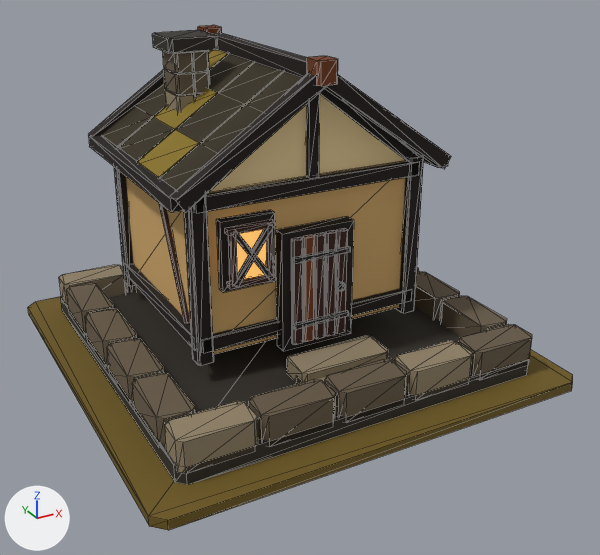
One commit to the glTF model art/cottage_t1/cottage_t1.glb: the scene before it, then after it.
Rendered twice from a 50 mm camera at (-1.94, -3.78, 2.29) aimed at (0.03, -0.2, 0.5). The lights are fixed; the arrows at lower left show +X, +Y and +Z. The older version comes first. Mesh edges are drawn as thin lines.

Objects in the first picture: 'MMR | cottage | T01 Architecture.001', 'MMR | cottage | Tier 01 Ground.001'.
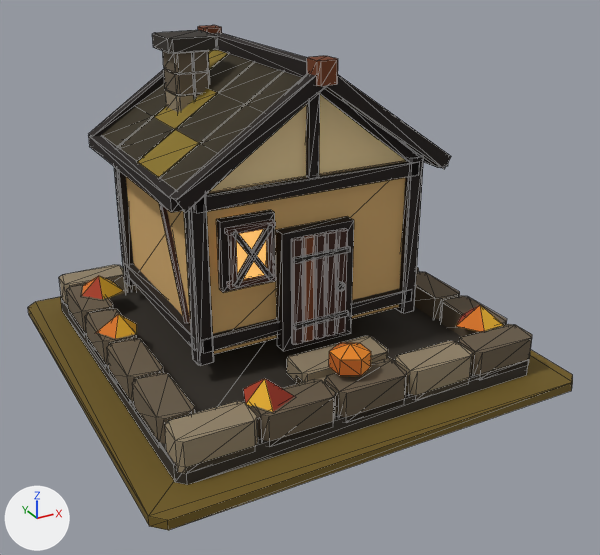
Pixel boxes [x1, y1, x2, y2] of what changed, in the pictures (600 x 555 px):
'MMR | cottage | T01 Autumn Dressing.001', added
    after: [82, 276, 503, 412]

What the commit changed:
Mesh me_mmr___cottage___t01_autumn_dressing_001 is new.
It has 37 vertices, 38 faces and spans x -1.01..0.96, y -0.98..0.79, z 0.22..0.38.
It uses material mat_mmr___shared_palette_atlas (picture img_mmr_shared_color_palette_64).
Object 'MMR | cottage | T01 Autumn Dressing.001' (ob_mmr___cottage___t01_autumn_dressing_001) is new; it shows me_mmr___cottage___t01_autumn_dressing_001.
Its location is (0.0, 0.0, 0.05).
